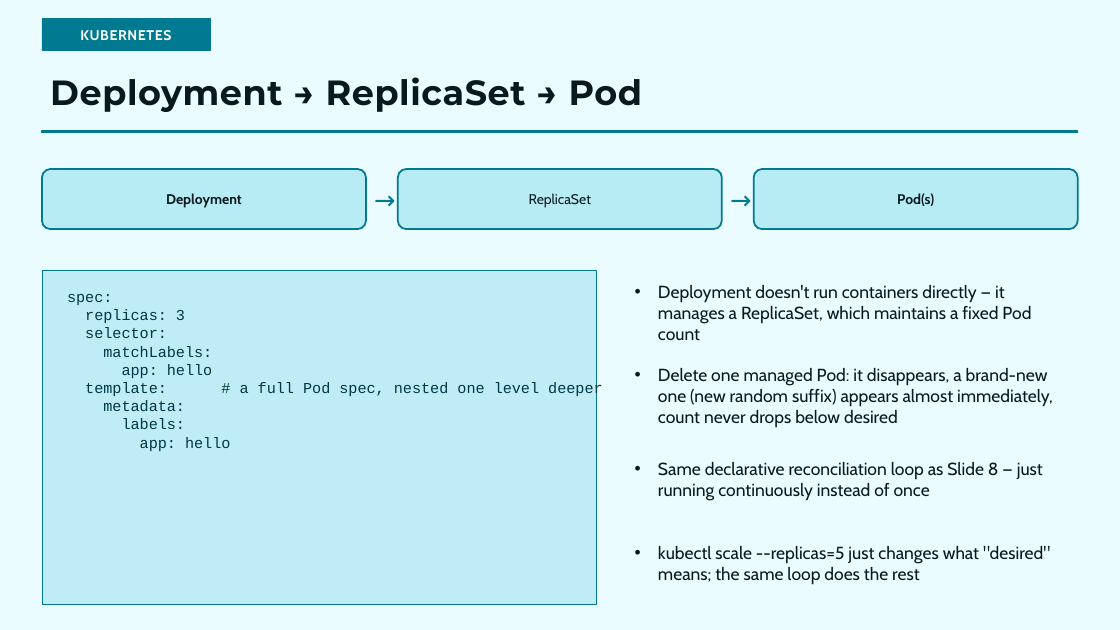
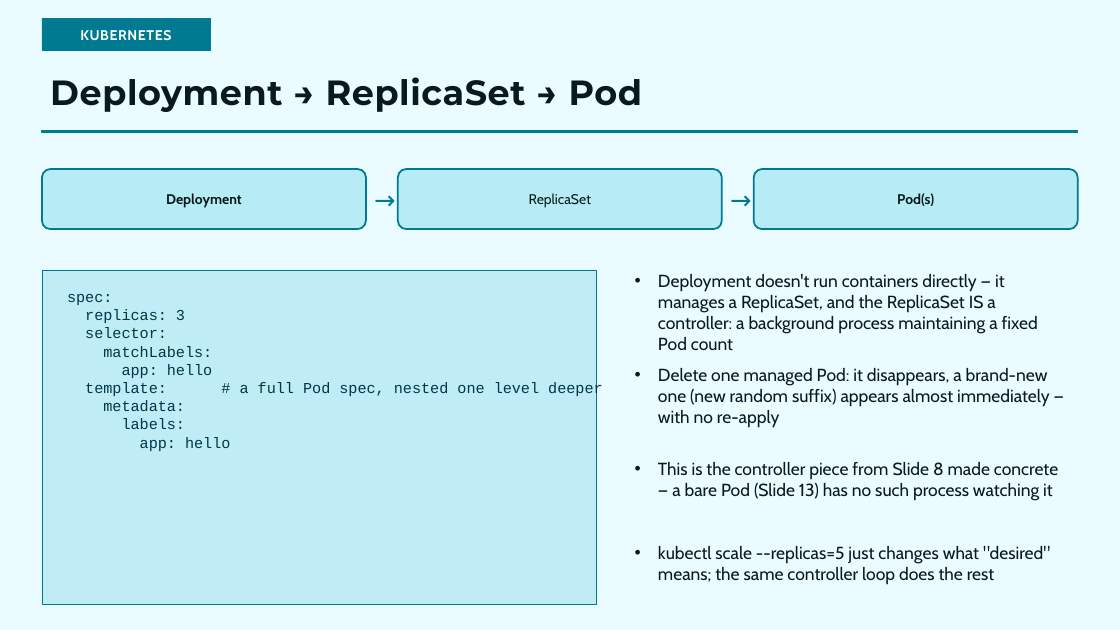
Before and after one commit to choicespecs/kube-self-learn, a slide deck: slide 14 of docs/presentations/KubernetesFundamentals/KubernetesFundamentals.pptx. Drawn at 1120x630 pixels with LibreOffice and Linux fonts; fonts in the diff are those of the drawing. Boxes give left, top, right and bottom in pixels: in the first picture for what was removed or moved away, otherwise in the second. Text is boxed around its words. In the diff, an @@ line names an element or a change of style, - is before the commit and + after.

```diff
--- a/docs/presentations/KubernetesFundamentals/KubernetesFundamentals.pptx
+++ b/docs/presentations/KubernetesFundamentals/KubernetesFundamentals.pptx
@@ text at (658,274,1038,350): text changed @@
-• Deployment doesn't run containers directly — it manages a ReplicaSet, which maintains a fixed Pod count
+• Deployment doesn't run containers directly — it manages a ReplicaSet, and the ReplicaSet IS a controller: a background process maintaining a fixed Pod count
@@ text at (658,368,1050,428): text changed @@
-• Delete one managed Pod: it disappears, a brand-new one (new random suffix) appears almost immediately, count never drops below desired
+• Delete one managed Pod: it disappears, a brand-new one (new random suffix) appears almost immediately — with no re-apply
@@ text at (658,462,1058,501): text changed @@
-• Same declarative reconciliation loop as Slide 8 — just running continuously instead of once
+• This is the controller piece from Slide 8 made concrete — a bare Pod (Slide 13) has no such process watching it
@@ text at (658,546,1050,585): text changed @@
-• kubectl scale --replicas=5 just changes what "desired" means; the same loop does the rest
+• kubectl scale --replicas=5 just changes what "desired" means; the same controller loop does the rest
```
Also in this commit, not shown: 3 other slides changed, 1 other file.
